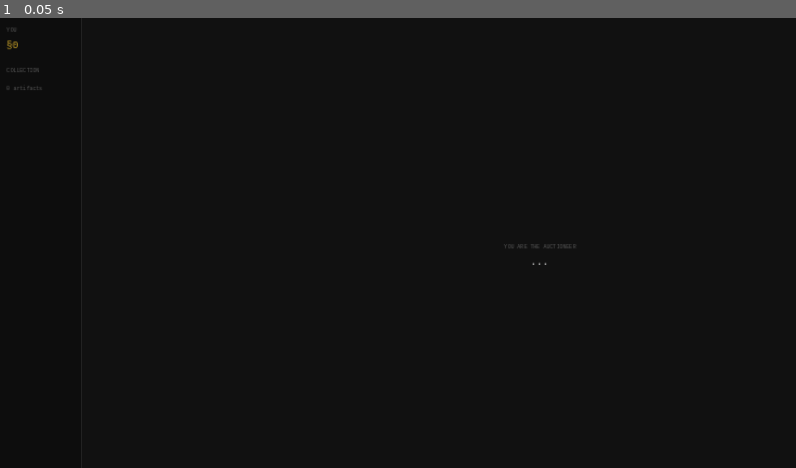
Above: before the commit, frame 1.
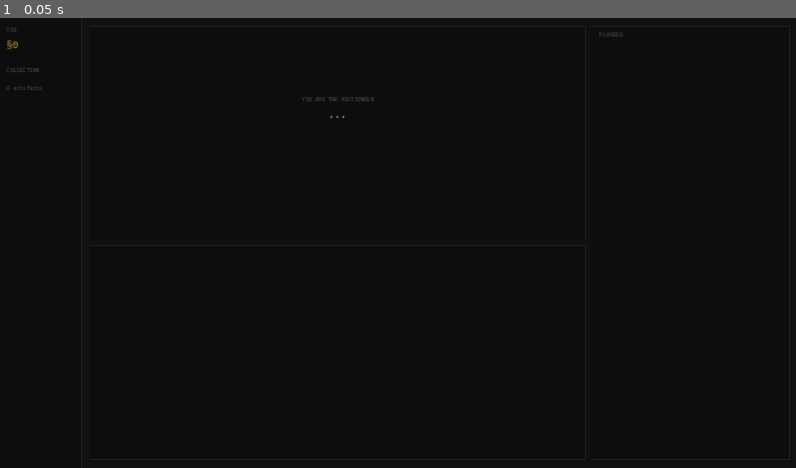
Above: after the commit, the same moment.

Repository: kevinBlum/hot-garbage
Game: Godot game, scene res://src/scenes/auctioneer_view.tscn
The game is run twice, just before and just after one commit, with the same random seed, the same clock (stepped at 60 frames per second) and the same inputs. This scene is started directly instead of the project's main scene.
Inputs:
- Up to frame 1 (0.05 s): no input

The runs differ from the first frame. In frame 1, less than 0.1% of the frame differs, in the area x 37-79%, y 3-55%.

Commit message:
feat: auctioneer view three-zone layout — artifact card, action card, player panel

Diff:
--- a/hot-garbage-godot/src/scenes/auctioneer_view.gd
+++ b/hot-garbage-godot/src/scenes/auctioneer_view.gd
@@ -17,6 +17,7 @@
 var _received_bids: int = 0
 var _pitch_seconds_left: float = 0.0
 var _counting: bool = false
+var _player_vbox: VBoxContainer
 
 func _ready() -> void:
 	_build_ui()
@@ -25,73 +26,97 @@
 func _build_ui() -> void:
 	_UITheme.add_bg(self)
 
-	# HUD sidebar
 	const HUDScript = preload("res://src/scenes/hud.gd")
 	_hud = HUDScript.new()
 	add_child(_hud)
 
-	# Main content area — offset right of HUD
 	var main := Control.new()
 	main.set_anchors_preset(Control.PRESET_FULL_RECT)
 	main.offset_left = _UITheme.HUD_WIDTH
 	add_child(main)
 
-	var vbox := VBoxContainer.new()
-	vbox.set_anchors_preset(Control.PRESET_CENTER)
-	vbox.custom_minimum_size = Vector2(480, 480)
-	vbox.add_theme_constant_override("separation", _UITheme.GAP)
-	main.add_child(vbox)
+	var hbox := _UITheme.make_content_hbox(main)
+
+	# Left column (artifact + action stacked)
+	var left_col := VBoxContainer.new()
+	left_col.size_flags_horizontal = Control.SIZE_EXPAND_FILL
+	left_col.size_flags_stretch_ratio = 2.5
+	left_col.add_theme_constant_override("separation", _UITheme.GAP)
+	hbox.add_child(left_col)
+
+	# Artifact card
+	var artifact_card := _UITheme.make_card()
+	left_col.add_child(artifact_card)
+
+	var artifact_center := CenterContainer.new()
+	artifact_card.add_child(artifact_center)
+
+	var artifact_vbox := VBoxContainer.new()
+	artifact_vbox.add_theme_constant_override("separation", _UITheme.GAP)
+	artifact_center.add_child(artifact_vbox)
 
 	_role_label = Label.new()
 	_role_label.text = "YOU ARE THE AUCTIONEER"
 	_role_label.horizontal_alignment = HORIZONTAL_ALIGNMENT_CENTER
 	_UITheme.style_section_label(_role_label)
-	vbox.add_child(_role_label)
+	artifact_vbox.add_child(_role_label)
 
 	_name_label = Label.new()
 	_name_label.text = "..."
 	_name_label.horizontal_alignment = HORIZONTAL_ALIGNMENT_CENTER
 	_name_label.autowrap_mode = TextServer.AUTOWRAP_WORD_SMART
 	_UITheme.style_label(_name_label, _UITheme.FS_ARTIFACT, _UITheme.TEXT)
-	vbox.add_child(_name_label)
+	artifact_vbox.add_child(_name_label)
 
 	_cat_label = Label.new()
 	_cat_label.horizontal_alignment = HORIZONTAL_ALIGNMENT_CENTER
 	_UITheme.style_label(_cat_label, _UITheme.FS_LABEL, _UITheme.DIM)
-	vbox.add_child(_cat_label)
+	artifact_vbox.add_child(_cat_label)
+
+	_value_label = Label.new()
+	_value_label.horizontal_alignment = HORIZONTAL_ALIGNMENT_CENTER
+	_UITheme.style_label(_value_label, _UITheme.FS_VALUE, _UITheme.GOLD)
+	artifact_vbox.add_child(_value_label)
 
 	_flavor_label = Label.new()
 	_flavor_label.horizontal_alignment = HORIZONTAL_ALIGNMENT_CENTER
 	_flavor_label.autowrap_mode = TextServer.AUTOWRAP_WORD_SMART
 	_UITheme.style_label(_flavor_label, _UITheme.FS_BODY, _UITheme.DIM)
-	vbox.add_child(_flavor_label)
-
-	var spacer := Control.new()
-	spacer.custom_minimum_size = Vector2(0, _UITheme.GAP)
-	vbox.add_child(spacer)
-
-	_value_label = Label.new()
-	_value_label.horizontal_alignment = HORIZONTAL_ALIGNMENT_CENTER
-	_UITheme.style_label(_value_label, _UITheme.FS_VALUE, _UITheme.GOLD)
-	vbox.add_child(_value_label)
+	artifact_vbox.add_child(_flavor_label)
+
+	# Action card
+	var action_card := _UITheme.make_card()
+	left_col.add_child(action_card)
+
+	var action_center := CenterContainer.new()
+	action_card.add_child(action_center)
+
+	var action_vbox := VBoxContainer.new()
+	action_vbox.add_theme_constant_override("separation", _UITheme.GAP)
+	action_center.add_child(action_vbox)
 
 	_countdown_label = Label.new()
 	_countdown_label.horizontal_alignment = HORIZONTAL_ALIGNMENT_CENTER
 	_UITheme.style_label(_countdown_label, _UITheme.FS_TIMER, _UITheme.TEXT)
-	vbox.add_child(_countdown_label)
+	action_vbox.add_child(_countdown_label)
 
 	_bid_status_label = Label.new()
 	_bid_status_label.horizontal_alignment = HORIZONTAL_ALIGNMENT_CENTER
 	_bid_status_label.visible = false
 	_UITheme.style_label(_bid_status_label, _UITheme.FS_BODY, _UITheme.DIM)
-	vbox.add_child(_bid_status_label)
+	action_vbox.add_child(_bid_status_label)
+
+	var btn_row := HBoxContainer.new()
+	btn_row.add_theme_constant_override("separation", _UITheme.GAP)
+	btn_row.alignment = BoxContainer.ALIGNMENT_CENTER
+	action_vbox.add_child(btn_row)
 
 	_open_early_btn = Button.new()
 	_open_early_btn.text = "OPEN EARLY"
 	_open_early_btn.pressed.connect(_on_open_early_pressed)
 	_UITheme.style_ghost_button(_open_early_btn)
 	_open_early_btn.visible = false
-	vbox.add_child(_open_early_btn)
+	btn_row.add_child(_open_early_btn)
 
 	if NetworkManager.is_host():
 		_force_btn = Button.new()
@@ -99,9 +124,61 @@
 		_force_btn.pressed.connect(func(): GameServer.force_resolve())
 		_UITheme.style_ghost_button(_force_btn)
 		_force_btn.visible = false
-		vbox.add_child(_force_btn)
+		btn_row.add_child(_force_btn)
+
+	# Right column (player panel)
+	var right_col := VBoxContainer.new()
+	right_col.size_flags_horizontal = Control.SIZE_EXPAND_FILL
+	right_col.size_flags_stretch_ratio = 1.0
+	hbox.add_child(right_col)
+
+	var player_card := _UITheme.make_card()
+	right_col.add_child(player_card)
+
+	var player_inner := VBoxContainer.new()
+	player_inner.set_anchors_preset(Control.PRESET_FULL_RECT)
+	player_inner.offset_left   =  _UITheme.PAD
+	player_inner.offset_top    =  _UITheme.PAD
+	player_inner.offset_right  = -_UITheme.PAD
+	player_inner.offset_bottom = -_UITheme.PAD
+	player_inner.add_theme_constant_override("separation", _UITheme.GAP)
+	player_card.add_child(player_inner)
+
+	var players_lbl := Label.new()
+	players_lbl.text = "PLAYERS"
+	_UITheme.style_section_label(players_lbl)
+	player_inner.add_child(players_lbl)
+
+	_player_vbox = VBoxContainer.new()
+	_player_vbox.add_theme_constant_override("separation", 4)
+	player_inner.add_child(_player_vbox)
+
+	_refresh_players()
+
+func _refresh_players() -> void:
+	for child in _player_vbox.get_children():
+		child.queue_free()
+	var own_id: int = multiplayer.get_unique_id()
+	for peer_id in NetworkManager.player_names:
+		var name: String = NetworkManager.player_names[peer_id]
+		var row := HBoxContainer.new()
+		row.add_theme_constant_override("separation", _UITheme.GAP)
+		_player_vbox.add_child(row)
+		var is_me: bool = peer_id == own_id
+		var name_lbl := Label.new()
+		name_lbl.text = name
+		name_lbl.size_flags_horizontal = Control.SIZE_EXPAND_FILL
+		_UITheme.style_label(name_lbl, _UITheme.FS_BODY,
+			_UITheme.GOLD if is_me else _UITheme.TEXT)
+		row.add_child(name_lbl)
+		var cash: int = GameServer.player_cash.get(name, -1)
+		var cash_lbl := Label.new()
+		cash_lbl.text = "§%d" % cash if cash >= 0 else "—"
+		_UITheme.style_label(cash_lbl, _UITheme.FS_BODY, _UITheme.DIM)
+		row.add_child(cash_lbl)
 
 func on_auctioneer_reveal(artifact: Dictionary, pitch_duration: int) -> void:
+	_refresh_players()
 	_received_bids = 0
 	_name_label.text = artifact.name
 	var cat: String = artifact.get("category", "")
